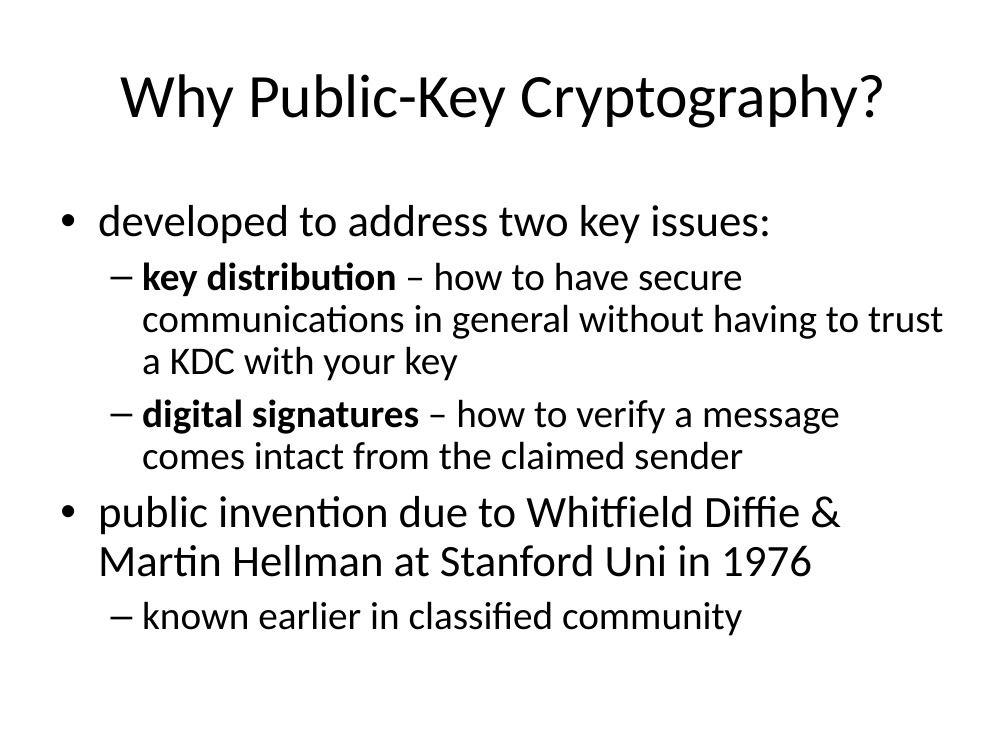
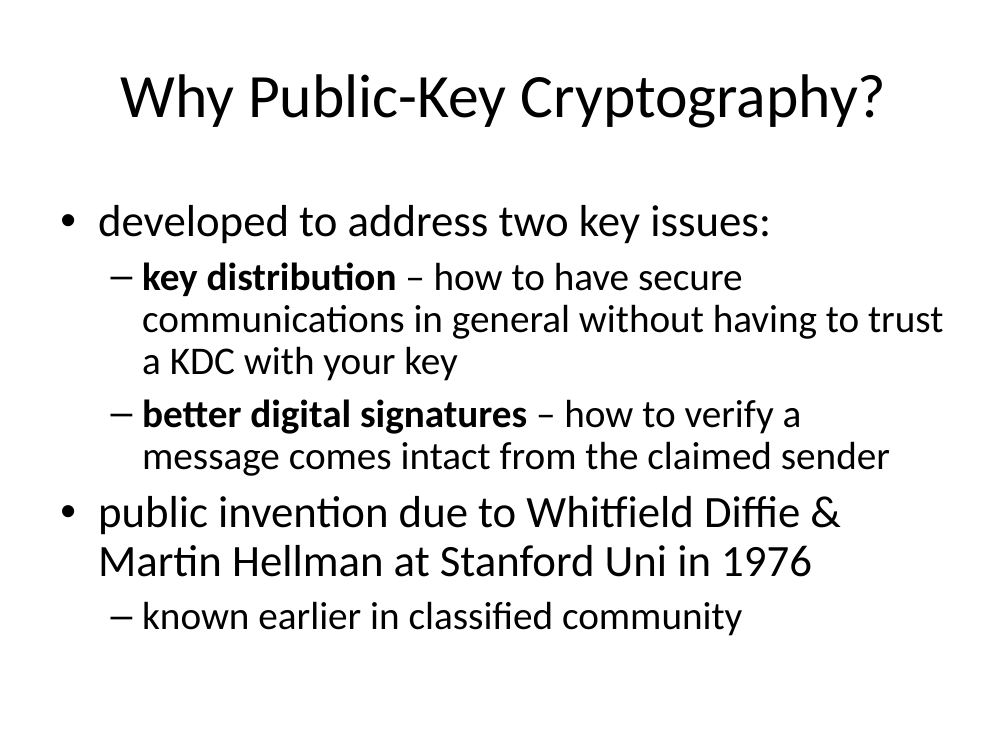
Before and after one commit to DeMaCS-UNICAL/NetworkSecurity, a slide deck: slide 5 of slides/ch09-Asymmetric-and-DH.ppt. Drawn at 1008x756 pixels with LibreOffice and Linux fonts; fonts in the diff are those of the drawing. Boxes give left, top, right and bottom in pixels: in the first picture for what was removed or moved away, otherwise in the second. Text is boxed around its words. In the diff, an @@ line names an element or a change of style, - is before the commit and + after.

```diff
--- a/slides/ch09-Asymmetric-and-DH.ppt
+++ b/slides/ch09-Asymmetric-and-DH.ppt
@@ text at [142, 399, 890, 476]: text changed @@
-  – digital signatures – how to verify a message comes intact from the claimed sender
+  – better digital signatures – how to verify a message comes intact from the claimed sender
```
Also in this commit, not shown: 3 other slides changed, 3 slides added, 2 other files.
